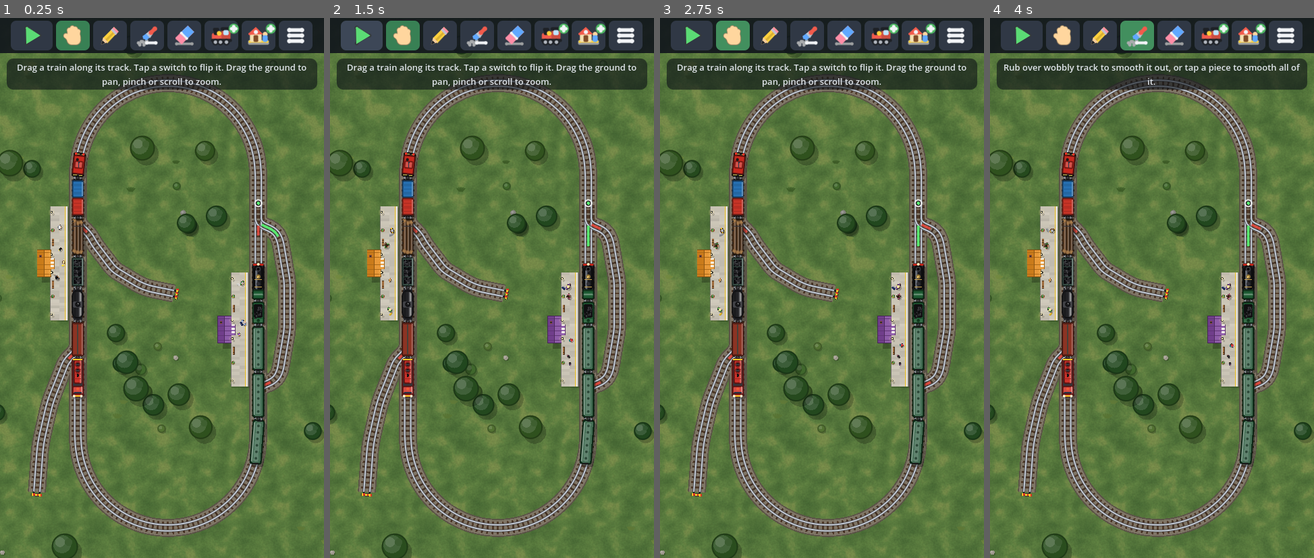
Above: before the commit, frames 1-4 (left to right).
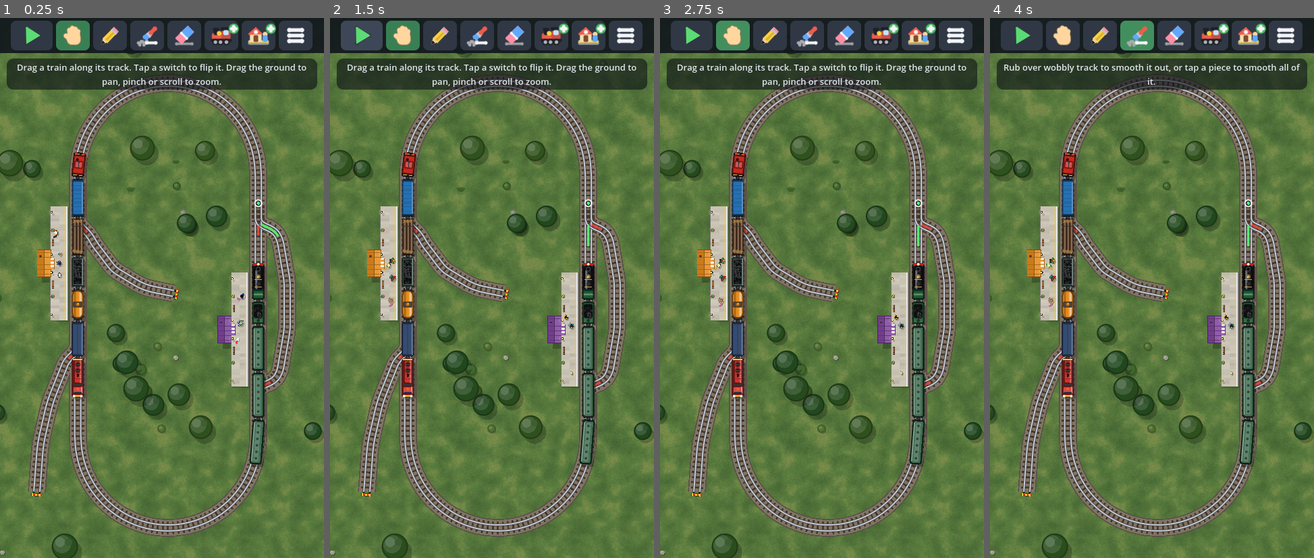
Above: after the commit, the same moments.

Repository: bvandersen/playground
Game: Godot game, scene res://Main.tscn
Same seed, same stepped clock (60 frames per second), same inputs: the game is played once before the commit and once after it.
Inputs (mouse positions are in pixels of both pictures, inside the frame that each line leads up to):
- Up to frame 1 (0.25 s): no input
- Up to frame 2 (1.5 s): click (362, 34) at 0.52 s; click (492, 34) at 1.25 s
- Up to frame 3 (2.75 s): click (731, 34) at 2.02 s
- Up to frame 4 (4 s): click (1100, 34) at 2.77 s; click (1135, 34) at 3.52 s

The runs differ from the first frame. In frame 1, 0.8% of the frame differs, in the area x 16-82%, y 30-64%; in frame 2, 0.8%; in frame 3, 0.8%; in frame 4, 0.8%, in the area x 16-82%, y 30-67%.

Commit message:
game1: passengers with dogs on leads, bikes and wheelchairs
PersonArt now sometimes gives a passenger a dog on a lead, a bike to
wheel along or a wheelchair, at roughly real US odds:
- wheelchair: 0.2% of kids, 1% of adults under 65, 4% over 65
  (Census SIPP: ~1.5% of adults; over-65s about 4x likelier)
- bike: 1% (share of US trips by bike, 2022 NHTS)
- dog: 0.3% (dog walks are ~3% of walking trips, walking ~10% of trips)

Dogs are picked by breed share of US dogs: about half mixed breeds,
the rest after the AKC 2025 ranking plus pit bull types. Each breed
has its own size, build, coat colours, ears, snout, tail and markings,
trots in diagonal pairs and wags. Wheelchair users sit with hands on
the push rims; cyclists walk the bike with a hand on the bars. They
board and ride trains like anyone else. tools/_shot_gear.gd renders a
sample grid and prints the measured rates.

Co-Authored-By: Claude Opus 5.5 <noreply@anthropic.com>
Claude-Session: https://claude.ai/code/session_01DSr6EBwgzfLZyzFeuBnRY6

Diff:
--- a/game1/rail-yard/scripts/station/person.gd
+++ b/game1/rail-yard/scripts/station/person.gd
@@ -31,6 +31,10 @@
 func _init(l: Dictionary = {}) -> void:
 	look = l if not l.is_empty() else PersonArt.random_look()
 	speed = WALK_SPEED * (1.2 if look["kid"] else randf_range(0.85, 1.1))
+	if look.get("wheelchair", false):
+		speed *= 0.9
+	elif look.get("bike", false):
+		speed *= 0.95
 
 ## Walks along `path`; true once there's nowhere left to go.
 func step(delta: float) -> bool:
--- a/game1/rail-yard/scripts/station/person_art.gd
+++ b/game1/rail-yard/scripts/station/person_art.gd
@@ -3,7 +3,7 @@
 
 ## Tiny people seen from straight above, no image assets: a random `look`
 ## (size, skin, hair and hairstyle, hat, outfit, shoes, bag, maybe a
-## balloon) painted as a handful of shapes -- shoulders, arms swinging,
+## balloon, a dog on a lead, a bike or a wheelchair) painted as a handful of shapes -- shoulders, arms swinging,
 ## feet stepping out from under the body, head, hair, hat. They're toy
 ## scale, not true scale: an adult is about 9 px across the shoulders
 ## beside an 18 px wide coach, so they read at a glance.
@@ -47,6 +47,61 @@
 const BAGS := ["", "", "", "backpack", "backpack", "handbag", "suitcase"]
 
 const DARK := Color(0.1, 0.09, 0.09, 0.85)
+
+## How often someone turns up with a dog, a bike or in a wheelchair, as
+## near to the real US odds as the data goes:
+## - Wheelchair: ~3.6 million Americans 15+ use one (Census SIPP), about
+##   1.5% of adults, and people over 65 are about four times likelier
+##   than younger adults. Children rarely do.
+## - Bike: 1% of all US trips are by bike (2022 NHTS).
+## - Dog: walking the dog is ~3% of walking trips (NHTS), and walking is
+##   ~10% of all trips, so ~0.3% of trips are with a dog on a lead.
+const WHEELCHAIR_KID := 0.002
+const WHEELCHAIR_ADULT := 0.01
+const WHEELCHAIR_OLD := 0.04
+const BIKE := 0.01
+const DOG := 0.003
+
+## Dog coats.
+const D_BLACK := Color(0.13, 0.12, 0.11)
+const D_CHOC := Color(0.4, 0.25, 0.15)
+const D_YELLOW := Color(0.92, 0.8, 0.56)
+const D_GOLD := Color(0.86, 0.6, 0.3)
+const D_TAN := Color(0.74, 0.52, 0.3)
+const D_RED := Color(0.72, 0.38, 0.18)
+const D_FAWN := Color(0.84, 0.68, 0.48)
+const D_CREAM := Color(0.95, 0.9, 0.78)
+const D_WHITE := Color(0.96, 0.95, 0.92)
+const D_GREY := Color(0.56, 0.56, 0.6)
+const D_BRINDLE := Color(0.36, 0.27, 0.19)
+const D_BLUE := Color(0.42, 0.45, 0.5)
+
+## Breeds, weighted by roughly how many of America's ~90 million dogs
+## they are: about half are mixed breeds; the rest follow the AKC's 2025
+## popularity ranking plus the pit bull types (not AKC-registered, but
+## among the commonest dogs in US homes and shelters). `len` is nose to
+## tail at 1 = a Labrador, `wide` how stocky, `marks` a coat pattern.
+const DOG_BREEDS := [
+	{"breed": "mixed", "w": 50.0},
+	{"breed": "labrador", "w": 7.0, "len": 1.0, "wide": 1.0, "coat": [D_YELLOW, D_BLACK, D_CHOC], "ears": "floppy", "snout": 1.0, "tail": "long"},
+	{"breed": "golden retriever", "w": 4.5, "len": 1.0, "wide": 1.0, "coat": [D_GOLD, D_YELLOW], "ears": "floppy", "snout": 1.0, "tail": "plume", "fluffy": true},
+	{"breed": "german shepherd", "w": 4.5, "len": 1.05, "wide": 0.95, "coat": [D_TAN], "ears": "pointy", "snout": 1.15, "tail": "plume", "marks": "saddle"},
+	{"breed": "french bulldog", "w": 4.5, "len": 0.5, "wide": 1.35, "coat": [D_FAWN, D_BRINDLE, D_CREAM], "ears": "bat", "snout": 0.3, "tail": "stub", "marks": "mask"},
+	{"breed": "pit bull", "w": 4.0, "len": 0.85, "wide": 1.25, "coat": [D_BLUE, D_BRINDLE, D_FAWN, D_WHITE, D_BLACK], "ears": "folded", "snout": 0.8, "tail": "long"},
+	{"breed": "dachshund", "w": 3.5, "len": 0.62, "wide": 0.7, "coat": [D_RED, D_BLACK], "ears": "floppy", "snout": 1.2, "tail": "long", "marks": "tan_points"},
+	{"breed": "chihuahua", "w": 3.5, "len": 0.36, "wide": 0.9, "coat": [D_FAWN, D_CREAM, D_BLACK], "ears": "bat", "snout": 0.5, "tail": "curl"},
+	{"breed": "poodle", "w": 3.0, "len": 0.8, "wide": 0.9, "coat": [D_WHITE, D_BLACK, D_CREAM, D_CHOC], "ears": "floppy", "snout": 1.1, "tail": "pom", "fluffy": true},
+	{"breed": "beagle", "w": 3.0, "len": 0.62, "wide": 1.0, "coat": [D_TAN], "ears": "floppy", "snout": 0.9, "tail": "long", "marks": "tricolor"},
+	{"breed": "yorkshire terrier", "w": 2.5, "len": 0.34, "wide": 0.95, "coat": [D_TAN], "ears": "pointy", "snout": 0.6, "tail": "stub", "marks": "yorkie", "fluffy": true},
+	{"breed": "shih tzu", "w": 2.5, "len": 0.42, "wide": 1.1, "coat": [D_WHITE, D_GOLD, D_CREAM], "ears": "floppy", "snout": 0.3, "tail": "curl", "fluffy": true, "marks": "patches"},
+	{"breed": "siberian husky", "w": 2.0, "len": 0.92, "wide": 1.0, "coat": [D_GREY, D_BLACK, D_RED], "ears": "pointy", "snout": 1.0, "tail": "curl", "marks": "husky", "fluffy": true},
+	{"breed": "rottweiler", "w": 2.0, "len": 1.0, "wide": 1.2, "coat": [D_BLACK], "ears": "folded", "snout": 0.85, "tail": "stub", "marks": "tan_points"},
+	{"breed": "boxer", "w": 1.5, "len": 0.9, "wide": 1.05, "coat": [D_FAWN, D_BRINDLE], "ears": "folded", "snout": 0.45, "tail": "stub", "marks": "mask"},
+	{"breed": "corgi", "w": 1.0, "len": 0.58, "wide": 1.05, "coat": [D_RED, D_TAN], "ears": "pointy", "snout": 0.9, "tail": "stub", "marks": "blaze"},
+	{"breed": "bulldog", "w": 1.0, "len": 0.66, "wide": 1.45, "coat": [D_WHITE, D_FAWN, D_BRINDLE], "ears": "folded", "snout": 0.25, "tail": "stub", "marks": "patches"},
+]
+const DOG_LEN := 11.0 # a Labrador nose to tail, at person size 1
+const LEADS := [Color(0.85, 0.15, 0.2), Color(0.15, 0.35, 0.8), Color(0.1, 0.1, 0.1), Color(0.2, 0.6, 0.3), Color(0.95, 0.55, 0.1)]
 
 ## A new random passenger. `size` 1 is an adult of average height.
 static func random_look() -> Dictionary:
@@ -76,7 +131,47 @@
 		look["hat"] = "bowler" if old and randf() < 0.5 else _pick(HATS)
 	if look["style"] == "bald" and look["hat"] == "" and randf() < 0.5:
 		look["hat"] = "cap"
+	var chair := WHEELCHAIR_KID if kid else (WHEELCHAIR_OLD if old else WHEELCHAIR_ADULT)
+	look["wheelchair"] = randf() < chair
+	look["bike"] = not look["wheelchair"] and randf() < BIKE
+	look["dog"] = random_dog() if randf() < DOG else {}
+	look["gear_color"] = _pick(CLOTHES)
+	if look["wheelchair"] or look["bike"]:
+		if look["bag"] == "suitcase":
+			look["bag"] = "backpack"
+		if look["bike"]:
+			look["balloon"] = false
+	if not look["dog"].is_empty() and look["bag"] == "handbag":
+		look["bag"] = ""
 	return look
+
+## A dog, picked by how common its breed is in the US.
+static func random_dog() -> Dictionary:
+	var total := 0.0
+	for b in DOG_BREEDS:
+		total += float(b["w"])
+	var r := randf() * total
+	var breed: Dictionary = DOG_BREEDS[0]
+	for b in DOG_BREEDS:
+		r -= float(b["w"])
+		if r <= 0.0:
+			breed = b
+			break
+	var dog := {}
+	if breed["breed"] == "mixed":
+		dog = {
+			"breed": "mixed", "len": randf_range(0.4, 1.1), "wide": randf_range(0.85, 1.2),
+			"ears": _pick(["floppy", "floppy", "folded", "pointy"]), "snout": randf_range(0.6, 1.1),
+			"tail": _pick(["long", "long", "curl", "plume"]), "fluffy": randf() < 0.3,
+			"marks": _pick(["", "", "patches", "blaze", "tan_points", "saddle"]),
+		}
+		var coat: Color = _pick([D_BLACK, D_CHOC, D_TAN, D_GOLD, D_WHITE, D_CREAM, D_BRINDLE, D_GREY, D_RED])
+		dog["coat"] = coat.lerp(_pick([D_BLACK, D_TAN, D_WHITE]), randf_range(0.0, 0.25))
+	else:
+		dog = breed.duplicate()
+		dog["coat"] = _pick(breed["coat"])
+	dog["lead"] = _pick(LEADS)
+	return dog
 
 static func _pick(a: Array):
 	return a[randi() % a.size()]
@@ -129,9 +224,41 @@
 	var reach := 2.1
 	# Left foot (y < 0) steps forward as the right one goes back.
 	var feet := [swing * reach, -swing * reach]
+	var chair: bool = look.get("wheelchair", false)
+	var bike: bool = look.get("bike", false)
+	var dog: Dictionary = look.get("dog", {})
+
+	# Where the hands are: swinging, pushing the wheels or on handlebars.
+	var hands := []
+	for k in range(2):
+		var side := -1.0 if k == 0 else 1.0
+		if chair:
+			var push := sin(phase * TAU) if walking else -0.6
+			hands.append(Vector2(0.1 + push * 1.3, side * 3.6))
+		elif bike and k == 1:
+			hands.append(Vector2(3.6, 3.8))
+		else:
+			hands.append(Vector2(-float(feet[k]) * 0.6 + 0.2, side * 3.7))
+
+	# A dog trotting along on the left, on a lead from the left hand.
+	if not dog.is_empty():
+		var L := DOG_LEN * float(dog["len"])
+		var at := Vector2(0.5 + L * 0.3, -(4.6 + L * 0.16 * float(dog["wide"])))
+		paint_dog(ci, dog, at, phase, walking)
+		var collar := at + Vector2(L * 0.24, 0.0)
+		var mid: Vector2 = (hands[0] + collar) * 0.5 + Vector2(-0.4, -0.3)
+		ci.draw_polyline(PackedVector2Array([hands[0], mid, collar]), dog["lead"], 0.35)
+
+	# A bike being wheeled along on the right.
+	if bike:
+		_paint_bike(ci, look["gear_color"], Vector2(0.3, 5.3))
+
+	# A wheelchair under them.
+	if chair:
+		_paint_wheelchair(ci, look["gear_color"], phase, walking)
 
 	# Suitcase first: it rolls along behind, on the right hand's side.
-	var hand_r := Vector2(-feet[1] * 0.6 + 0.2, 3.7)
+	var hand_r: Vector2 = hands[1]
 	if look["bag"] == "suitcase":
 		var case_c := Vector2(hand_r.x - 3.4, 4.6)
 		ellipse(ci, case_c + Vector2(0.4, 0.5), 2.6, 1.6, Color(0, 0, 0, 0.18), 10)
@@ -140,20 +267,25 @@
 		ci.draw_line(case_c + Vector2(2.3, 0.0), hand_r, DARK, 0.5)
 
 	# Legs and shoes peeking out front and back.
+	# Sitting in a wheelchair, the legs reach forward to the footrest.
 	for k in range(2):
 		var side := -1.0 if k == 0 else 1.0
-		var fx: float = feet[k]
-		if outfit != "dress":
-			ci.draw_line(Vector2(0.0, side * 1.25), Vector2(fx, side * 1.3), look["legs"], 1.9)
-		ellipse(ci, Vector2(fx + 0.55, side * 1.3), 1.15, 0.8, look["shoes"], 8)
+		var fx: float = feet[k] if not chair else 3.4
+		var hip := Vector2(0.0, side * 1.25) if not chair else Vector2(0.4, side * 1.15)
+		if outfit != "dress" or chair:
+			ci.draw_line(hip, Vector2(fx, side * 1.2), look["legs"], 1.9)
+		ellipse(ci, Vector2(fx + 0.55, side * 1.2), 1.15, 0.8, look["shoes"], 8)
 	if outfit == "dress":
-		ellipse(ci, Vector2(-0.1, 0.0), 2.9, 3.8, top.darkened(0.12))
+		if chair:
+			ellipse(ci, Vector2(1.1, 0.0), 2.9, 3.0, top.darkened(0.12))
+		else:
+			ellipse(ci, Vector2(-0.1, 0.0), 2.9, 3.8, top.darkened(0.12))
 
 	# Arms swing opposite to the feet.
 	var sleeve := top.darkened(0.08) if outfit != "hoodie" else top.darkened(0.15)
 	for k in range(2):
 		var side := -1.0 if k == 0 else 1.0
-		var hand := Vector2(-float(feet[k]) * 0.6 + 0.2, side * 3.7)
+		var hand: Vector2 = hands[k]
 		ci.draw_line(Vector2(0.2, side * 2.9), hand, DARK, 1.9)
 		ci.draw_line(Vector2(0.2, side * 2.9), hand, sleeve, 1.4)
 		ci.draw_circle(hand, 0.72, skin)
@@ -233,9 +365,150 @@
 
 	# A kid's balloon floats above everything, on a string from the hand.
 	if look["balloon"]:
-		var hand := Vector2(-float(feet[1]) * 0.6 + 0.2, 3.7)
+		var hand: Vector2 = hands[1]
 		var ball := Vector2(-1.5, 6.4)
 		ci.draw_line(hand, ball + Vector2(0.4, -1.9), Color(0.95, 0.95, 0.95, 0.9), 0.3)
 		ellipse(ci, ball + Vector2(1.2, 1.6), 2.3, 2.6, Color(0, 0, 0, 0.12), 12)
 		ellipse(ci, ball, 2.2, 2.5, look["balloon_color"], 14)
 		ci.draw_circle(ball + Vector2(-0.7, -0.8), 0.55, (look["balloon_color"] as Color).lightened(0.55))
+
+## A dog seen from above, facing +x, centred on `at`: four legs trotting
+## in diagonal pairs (two steps to each of its person's), body, tail, head,
+## ears and snout, and its breed's markings.
+static func paint_dog(ci, dog: Dictionary, at: Vector2, phase: float, walking: bool) -> void:
+	var L := DOG_LEN * float(dog["len"])
+	var wide := float(dog["wide"])
+	var coat: Color = dog["coat"]
+	var marks: String = dog.get("marks", "")
+	var fluffy: bool = dog.get("fluffy", false)
+	var dark := coat.darkened(0.45)
+	var bl := L * 0.3 # body half length
+	var bw := L * 0.12 * wide # body half width
+	var gait := sin(phase * TAU * 2.0) if walking else 0.0
+	var head := at + Vector2(bl + L * 0.07, 0.0)
+	var hr := L * 0.11 * clampf(0.75 + wide * 0.25, 0.9, 1.2)
+	var paw_col := coat if marks != "tan_points" else D_TAN
+	ellipse(ci, at + Vector2(0.5, 0.7), bl + 0.4, bw + 0.4, Color(0, 0, 0, 0.16), 12)
+	# Legs, front-left with back-right.
+	for k in range(4):
+		var front := k < 2
+		var side := -1.0 if k % 2 == 0 else 1.0
+		var ph := gait * (1.0 if (front == (side < 0.0)) else -1.0)
+		var base := at + Vector2((bl * 0.62) * (1.0 if front else -1.0), side * bw * 0.85)
+		var paw := base + Vector2(ph * L * 0.07 + L * 0.02, side * 0.25)
+		ellipse(ci, paw, maxf(L * 0.045, 0.35), maxf(L * 0.035, 0.3), paw_col.darkened(0.1), 8)
+	# Tail.
+	var wag := sin(phase * TAU * 2.0 + 1.0) * 0.5 if walking else 0.15
+	var tail_root := at - Vector2(bl * 0.95, 0.0)
+	var tail_dir := Vector2.from_angle(PI + wag)
+	match dog.get("tail", "long"):
+		"long":
+			ci.draw_line(tail_root, tail_root + tail_dir * L * 0.3, coat.darkened(0.08), maxf(L * 0.05, 0.35))
+		"plume":
+			var tip := tail_root + tail_dir * L * 0.3
+			ellipse(ci, (tail_root + tip) * 0.5, L * 0.16, L * 0.06, coat.lightened(0.06), 10)
+		"curl":
+			ci.draw_circle(tail_root + Vector2(L * 0.04, wag * L * 0.05), L * 0.08, coat.lightened(0.08))
+			ci.draw_circle(tail_root + Vector2(L * 0.04, wag * L * 0.05), L * 0.04, coat.darkened(0.12))
+		"pom":
+			ci.draw_line(tail_root, tail_root + tail_dir * L * 0.14, coat, maxf(L * 0.03, 0.3))
+			ci.draw_circle(tail_root + tail_dir * L * 0.16, L * 0.07, coat.lightened(0.1))
+		"stub":
+			ci.draw_circle(tail_root, maxf(L * 0.035, 0.3), coat.darkened(0.08))
+	# Body.
+	ellipse(ci, at, bl + 0.25, bw + 0.25, coat.darkened(0.5), 16)
+	ellipse(ci, at, bl, bw, coat, 16)
+	if fluffy:
+		for i in range(5):
+			var x := lerpf(-bl * 0.7, bl * 0.7, i / 4.0)
+			ci.draw_circle(at + Vector2(x, -bw * 0.55), bw * 0.5, coat.lightened(0.07))
+			ci.draw_circle(at + Vector2(x, bw * 0.55), bw * 0.5, coat.lightened(0.07))
+	match marks:
+		"saddle":
+			ellipse(ci, at + Vector2(-bl * 0.15, 0.0), bl * 0.6, bw * 0.75, D_BLACK, 14)
+		"tricolor":
+			ellipse(ci, at + Vector2(-bl * 0.1, 0.0), bl * 0.6, bw * 0.75, D_BLACK, 14)
+			ci.draw_circle(tail_root + tail_dir * L * 0.3, maxf(L * 0.04, 0.3), D_WHITE)
+		"husky":
+			ellipse(ci, at, bl * 0.85, bw * 0.7, coat.darkened(0.25), 14)
+		"patches":
+			ci.draw_circle(at + Vector2(-bl * 0.4, bw * 0.3), bw * 0.55, coat.darkened(0.55) if coat.v > 0.8 else D_WHITE)
+			ci.draw_circle(at + Vector2(bl * 0.25, -bw * 0.35), bw * 0.4, coat.darkened(0.55) if coat.v > 0.8 else D_WHITE)
+		"yorkie":
+			ellipse(ci, at + Vector2(-bl * 0.1, 0.0), bl * 0.85, bw * 0.8, D_BLUE.darkened(0.2), 14)
+		"blaze":
+			ellipse(ci, at + Vector2(bl * 0.7, 0.0), bl * 0.3, bw * 0.55, D_WHITE, 10)
+	# Head, ears, snout.
+	var ear_col := coat.darkened(0.15)
+	if marks == "husky" or marks == "saddle" or marks == "tricolor":
+		ear_col = coat.darkened(0.3) if marks == "husky" else D_BLACK
+	if marks == "yorkie":
+		ear_col = D_TAN
+	match dog.get("ears", "floppy"):
+		"floppy":
+			for sd in [-1.0, 1.0]:
+				ellipse(ci, head + Vector2(-hr * 0.15, sd * hr * 0.95), hr * 0.55, hr * 0.38, ear_col, 10)
+		"folded":
+			for sd in [-1.0, 1.0]:
+				ellipse(ci, head + Vector2(hr * 0.1, sd * hr * 0.8), hr * 0.35, hr * 0.28, ear_col, 8)
+	ci.draw_circle(head, hr + 0.22, coat.darkened(0.5))
+	ci.draw_circle(head, hr, coat if marks != "yorkie" else D_TAN)
+	if marks == "husky" or marks == "blaze":
+		ci.draw_circle(head + Vector2(hr * 0.3, 0.0), hr * 0.55, D_WHITE)
+	match dog.get("ears", "floppy"):
+		"pointy", "bat":
+			var big := 1.35 if dog.get("ears") == "bat" else 1.0
+			for sd in [-1.0, 1.0]:
+				var root := head + Vector2(-hr * 0.2, sd * hr * 0.55)
+				ci.draw_colored_polygon(PackedVector2Array([
+					root + Vector2(hr * 0.35, 0.0), root + Vector2(-hr * 0.35, 0.0),
+					root + Vector2(-hr * 0.15, sd * hr * 0.75 * big)]), ear_col)
+	var sn := hr * float(dog.get("snout", 1.0))
+	var muzzle := D_BLACK.lightened(0.1) if marks == "mask" else (D_TAN if marks == "tan_points" else coat.lightened(0.06))
+	if marks == "husky" or marks == "blaze" or marks == "tricolor":
+		muzzle = D_WHITE
+	ellipse(ci, head + Vector2(hr * 0.7 + sn * 0.3, 0.0), maxf(sn * 0.55, hr * 0.35), hr * 0.5, muzzle, 10)
+	ci.draw_circle(head + Vector2(hr * 0.75 + sn * 0.8, 0.0), maxf(hr * 0.16, 0.2), Color(0.08, 0.07, 0.07))
+	# Collar.
+	ci.draw_line(head + Vector2(-hr * 0.85, -hr * 0.8), head + Vector2(-hr * 0.85, hr * 0.8), dog["lead"], maxf(L * 0.03, 0.3))
+
+## A bike seen from above, facing +x, centred on `at`: two thin tyres, the
+## frame between them, saddle and handlebars.
+static func _paint_bike(ci, col: Color, at: Vector2) -> void:
+	var tyre := Color(0.12, 0.12, 0.13)
+	ellipse(ci, at + Vector2(0.5, 0.8), 6.4, 1.0, Color(0, 0, 0, 0.15), 12)
+	for x in [-3.9, 3.9]:
+		ellipse(ci, at + Vector2(x, 0.0), 2.6, 0.6, tyre, 12)
+		ci.draw_line(at + Vector2(x - 2.2, 0.0), at + Vector2(x + 2.2, 0.0), Color(0.7, 0.7, 0.72), 0.18)
+	ci.draw_line(at + Vector2(-3.9, 0.0), at + Vector2(3.3, 0.0), col, 0.95)
+	ci.draw_line(at + Vector2(-0.4, 0.0), at + Vector2(-1.4, 0.0), col.darkened(0.2), 0.9)
+	ellipse(ci, at + Vector2(-1.3, 0.0), 0.95, 0.5, Color(0.1, 0.1, 0.1), 8)
+	ci.draw_line(at + Vector2(3.3, -1.5), at + Vector2(3.3, 1.5), Color(0.25, 0.25, 0.27), 0.55)
+	for y in [-1.5, 1.5]:
+		ci.draw_circle(at + Vector2(3.3, y), 0.35, Color(0.1, 0.1, 0.1))
+
+## A wheelchair under a seated person facing +x: big wheels either side,
+## push rims turning, seat and backrest, handles behind, little casters
+## and the footrest in front.
+static func _paint_wheelchair(ci, col: Color, phase: float, walking: bool) -> void:
+	var metal := Color(0.72, 0.73, 0.76)
+	var tyre := Color(0.12, 0.12, 0.13)
+	ellipse(ci, Vector2(0.7, 0.8), 4.2, 4.6, Color(0, 0, 0, 0.14), 14)
+	# Casters and footrest.
+	for sd in [-1.0, 1.0]:
+		ci.draw_line(Vector2(1.8, sd * 2.6), Vector2(3.6, sd * 2.2), metal, 0.35)
+		ellipse(ci, Vector2(3.8, sd * 2.2), 0.6, 0.3, tyre, 8)
+	ci.draw_line(Vector2(3.9, -1.9), Vector2(3.9, 1.9), metal, 0.5)
+	# Seat and back.
+	ci.draw_rect(Rect2(-2.4, -2.8, 4.4, 5.6), col.darkened(0.35))
+	ci.draw_rect(Rect2(-2.8, -2.8, 0.7, 5.6), col.darkened(0.5))
+	for sd in [-1.0, 1.0]:
+		ci.draw_line(Vector2(-2.5, sd * 2.6), Vector2(-3.8, sd * 2.6), metal, 0.35)
+		ci.draw_circle(Vector2(-3.9, sd * 2.6), 0.35, Color(0.1, 0.1, 0.1))
+	# Big wheels, seen edge-on from above, with a spoke mark that turns.
+	var turn := phase * TAU if walking else 0.7
+	for sd in [-1.0, 1.0]:
+		ci.draw_rect(Rect2(-2.9, sd * 3.9 - 0.45, 5.4, 0.9), tyre)
+		ci.draw_line(Vector2(-2.6, sd * 3.35), Vector2(2.2, sd * 3.35), metal, 0.3)
+		var sx := -0.2 + cos(turn) * 2.4
+		ci.draw_line(Vector2(sx, sd * 3.5), Vector2(sx, sd * 4.3), col, 0.4)
--- /dev/null
+++ b/game1/rail-yard/tools/_shot_gear.gd
@@ -0,0 +1,65 @@
+extends SceneTree
+
+## Headless check of the passenger extras: a grid of people with every
+## dog breed, bikes and wheelchairs, in walking and standing frames, plus
+## how often random_look actually hands them out.
+
+var frame := 0
+
+class Grid extends Node2D:
+	var looks := []
+	var held := []
+	func _draw() -> void:
+		draw_rect(Rect2(0, 0, 960, 900), Color(0.78, 0.76, 0.7))
+		for i in range(looks.size()):
+			var c := Vector2(70 + (i % 6) * 150, 70 + (i / 6) * 150)
+			var f := (i * 3) % (PersonArt.FRAMES + 1)
+			var fr := PersonArt.frame(looks[i], f)
+			var b := TriBatch.new()
+			var sz: float = looks[i]["size"] * 5.0
+			b.points = Transform2D(0.0, Vector2(sz, sz), 0.0, c) * (fr[0] as PackedVector2Array)
+			b.colors = fr[1]
+			var m := b.to_mesh()
+			held.append(m)
+			draw_mesh(m, null)
+
+func _initialize() -> void:
+	seed(7)
+	var n := 200000
+	var counts := {"wheelchair": 0, "bike": 0, "dog": 0}
+	var breeds := {}
+	for i in range(n):
+		var l := PersonArt.random_look()
+		for k in ["wheelchair", "bike"]:
+			if l[k]:
+				counts[k] += 1
+		if not l["dog"].is_empty():
+			counts["dog"] += 1
+			breeds[l["dog"]["breed"]] = breeds.get(l["dog"]["breed"], 0) + 1
+	for k in counts:
+		print("%s: %.2f%%" % [k, 100.0 * counts[k] / n])
+	print(breeds)
+	var g := Grid.new()
+	for b in PersonArt.DOG_BREEDS:
+		var l := PersonArt.random_look()
+		l["dog"] = PersonArt.random_dog()
+		if b["breed"] != "mixed":
+			l["dog"] = b.duplicate()
+			l["dog"]["coat"] = b["coat"][0]
+			l["dog"]["lead"] = PersonArt.LEADS[0]
+		g.looks.append(l)
+	for i in range(13):
+		var l := PersonArt.random_look()
+		l["bike"] = i < 6
+		l["wheelchair"] = i >= 6
+		if i == 12:
+			l["dog"] = PersonArt.random_dog()
+		g.looks.append(l)
+	root.add_child(g)
+
+func _process(delta: float) -> bool:
+	frame += 1
+	if frame == 5:
+		root.get_viewport().get_texture().get_image().save_png(OS.get_environment("SHOT_DIR") + "/gear.png")
+		return true
+	return false
